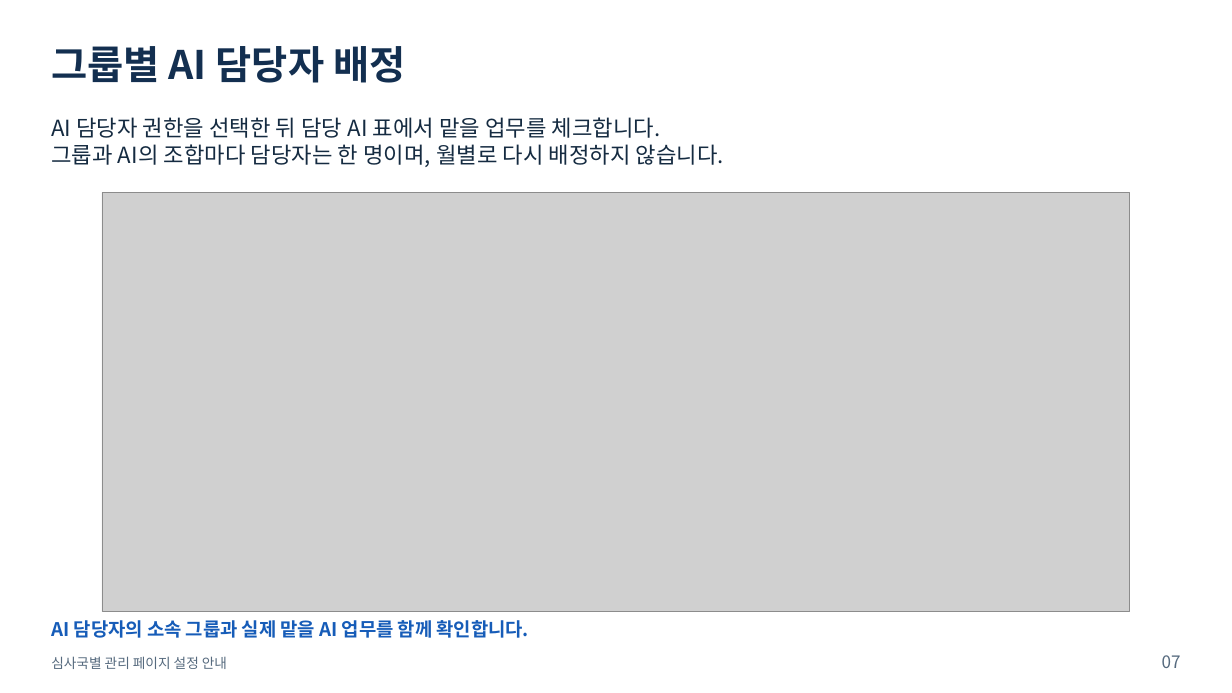
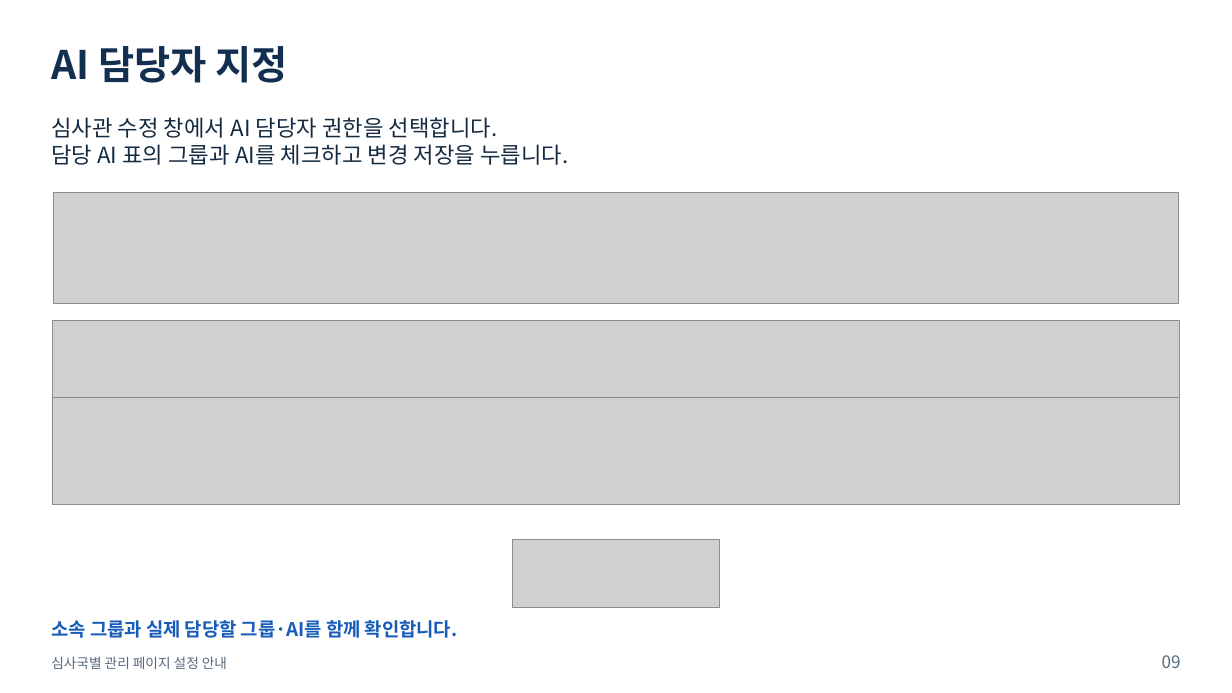
Before and after one commit to sohnjun96/PatentExamTools, a slide deck: slide 9 of docs/user-guides/심사국별_관리페이지_설정안내.pptx (slide 7 before the commit). Drawn at 1232x693 pixels with LibreOffice and Linux fonts; fonts in the diff are those of the drawing; grey boxes stand for pictures. Boxes give left, top, right and bottom in pixels: in the first picture for what was removed or moved away, otherwise in the second. Text is boxed around its words. In the diff, an @@ line names an element or a change of style, - is before the commit and + after.

```diff
--- a/docs/user-guides/심사국별_관리페이지_설정안내.pptx
+++ b/docs/user-guides/심사국별_관리페이지_설정안내.pptx
@@ text at [51,46,288,83]: text changed @@
-그룹별 AI 담당자 배정
+AI 담당자 지정
@@ text at [51,117,569,165]: text changed @@
-AI 담당자 권한을 선택한 뒤 담당 AI 표에서 맡을 업무를 체크합니다.
-그룹과 AI의 조합마다 담당자는 한 명이며, 월별로 다시 배정하지 않습니다.
+심사관 수정 창에서 AI 담당자 권한을 선택합니다.
+담당 AI 표의 그룹과 AI를 체크하고 변경 저장을 누릅니다.
@@ picture added at [53,192,1179,303] @@
@@ picture removed at [102,192,1130,611] @@
@@ picture added at [53,321,1179,398] @@
@@ picture added at [52,397,1179,504] @@
@@ picture added at [513,539,719,607] @@
@@ text at [51,620,457,638]: text changed @@
-AI 담당자의 소속 그룹과 실제 맡을 AI 업무를 함께 확인합니다.
+소속 그룹과 실제 담당할 그룹·AI를 함께 확인합니다.
@@ text at [1162,655,1181,668]: text changed @@
-07
+09
```
Also in this commit, not shown: 15 other slides changed, 4 slides added, 1 other file.
